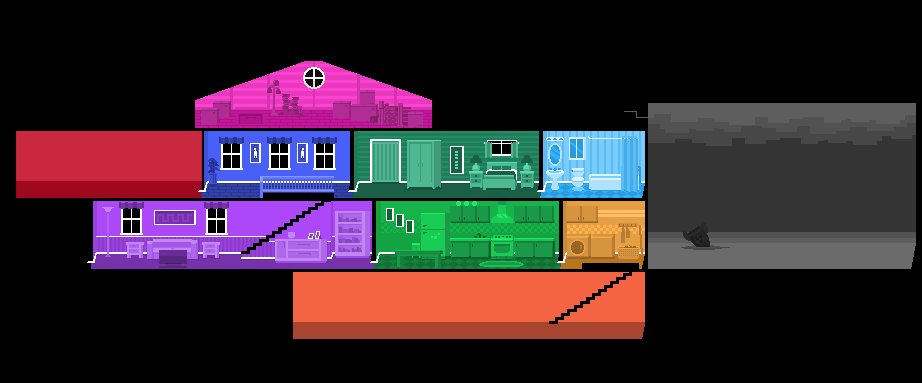
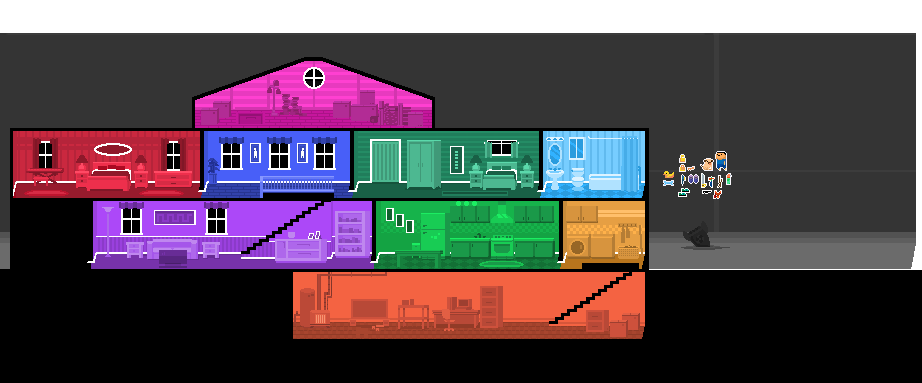
Before/after of a w=922, h=383 layered artwork. What changed in the layer stack:
added layer "icon" above "ent" over [663, 154, 732, 199]
showed "ent", painted on it over [442, 151, 727, 195]
added group "house" (1st of 2) with 15 layers above "clouds" over [0, 57, 922, 339]
moved "fore" into group "house", painted on it over [154, 111, 648, 198]
moved "obj" into group "house", painted on it over [17, 67, 916, 337]
moved "bg" into group "house", painted on it over [13, 61, 645, 339]
moved "rooms" into group "house", painted on it over [16, 61, 916, 339]
added layer "house" (2nd of 2, in "house") in group "house" over [0, 57, 922, 339]
renamed "stairs" to "outside", painted on it over [0, 33, 916, 324]
hid "Background" over [0, 0, 922, 339]
